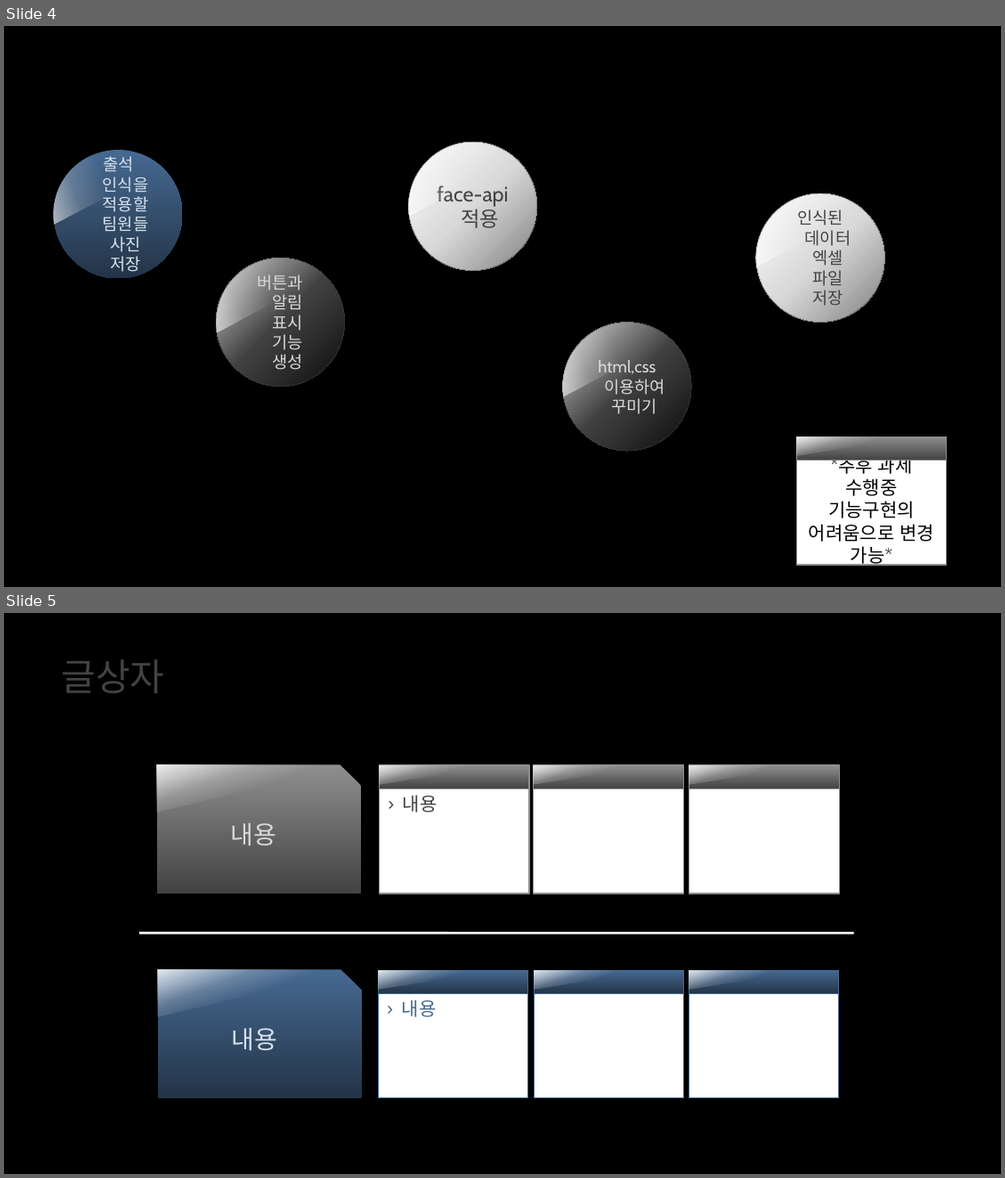
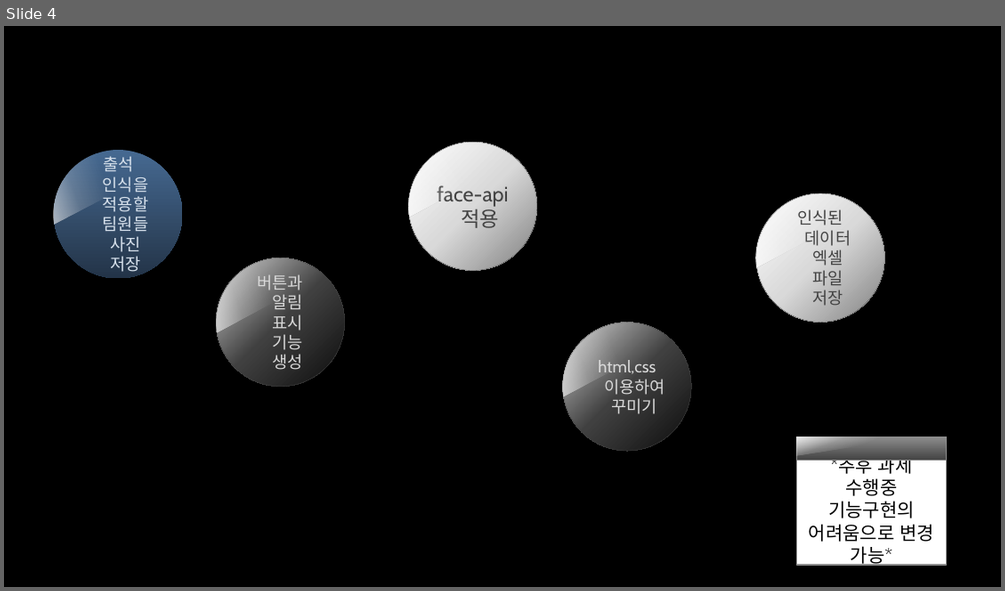
Before and after one commit to joincheol/face_attendance, a slide deck: 얼굴 인식 출석 시스템 계획서.pptx. Shown one above the other, each under a label of ours: slides 4 and 5 before the commit, slide 4 after it. The pictures are 1005x1178 and 1005x591 pixels, drawn with LibreOffice and Linux fonts; fonts in the diff are those of the drawing; background and template pictures are left out. Boxes give left, top, right and bottom in pixels: in the first picture for what was removed or moved away, otherwise in the second. Text is boxed around its words. In the diff, an @@ line names an element or a change of style, - is before the commit and + after.

```diff
--- a/얼굴 인식 출석 시스템 계획서.pptx
+++ b/얼굴 인식 출석 시스템 계획서.pptx
@@ slide 5 removed at bbox=[4, 613, 1001, 1174], background picture (left out) @@
@@ title removed at bbox=[61, 659, 164, 693] @@
-글상자
@@ snip rect removed at bbox=[156, 765, 361, 893] @@
-내용
@@ right triangle removed at bbox=[157, 764, 360, 811] @@
@@ right triangle removed at bbox=[379, 765, 502, 784] @@
@@ rectangle removed at bbox=[380, 765, 530, 788] @@
@@ rectangle removed at bbox=[534, 765, 684, 788] @@
@@ right triangle removed at bbox=[534, 765, 656, 784] @@
@@ rectangle removed at bbox=[689, 765, 840, 788] @@
@@ right triangle removed at bbox=[689, 765, 812, 784] @@
@@ rectangle removed at bbox=[380, 784, 530, 893] @@
-› 내용
@@ rectangle removed at bbox=[534, 784, 684, 893] @@
@@ rectangle removed at bbox=[689, 784, 840, 893] @@
@@ line removed from (140, 933) to (853, 933) @@
@@ snip rect removed at bbox=[158, 970, 362, 1098] @@
-내용
@@ right triangle removed at bbox=[158, 969, 361, 1016] @@
@@ rectangle removed at bbox=[378, 971, 528, 994] @@
@@ right triangle removed at bbox=[379, 970, 501, 989] @@
@@ right triangle removed at bbox=[534, 970, 656, 989] @@
@@ rectangle removed at bbox=[534, 971, 685, 994] @@
@@ right triangle removed at bbox=[688, 970, 811, 989] @@
@@ rectangle removed at bbox=[689, 971, 840, 994] @@
@@ rectangle removed at bbox=[378, 989, 528, 1097] @@
-› 내용
@@ rectangle removed at bbox=[534, 989, 685, 1097] @@
@@ rectangle removed at bbox=[689, 989, 840, 1097] @@
```
